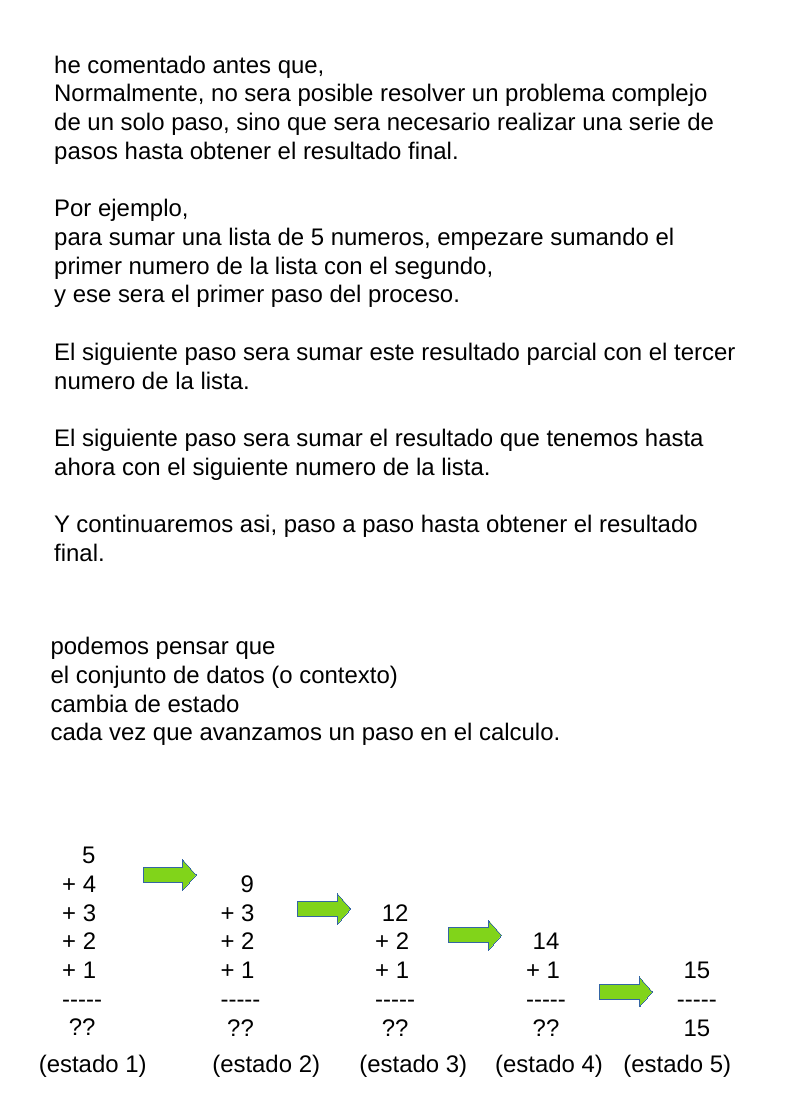
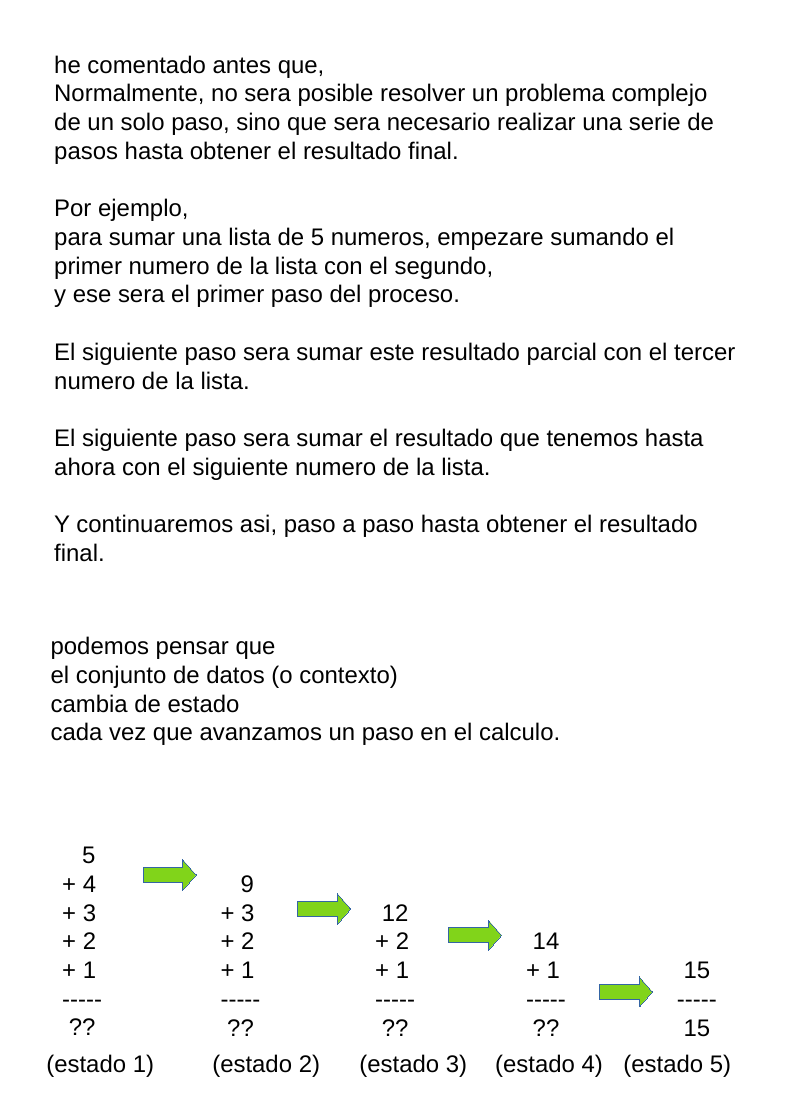
Before and after one commit to fabhrius/La-Cosa, a slide deck: slide 2 of capitulos/2 - Estados de un proceso/Estados de un proceso.odp. Drawn at 792x1120 pixels with LibreOffice and Linux fonts; fonts in the diff are those of the drawing. Boxes give left, top, right and bottom in pixels: in the first picture for what was removed or moved away, otherwise in the second. Text is boxed around its words. In the diff, an @@ line names an element or a change of style, - is before the commit and + after.

Commit message:
Estados de un proceso - draft2 - Version Espanol

```diff
--- a/capitulos/2 - Estados de un proceso/Estados de un proceso.odp
+++ b/capitulos/2 - Estados de un proceso/Estados de un proceso.odp
@@ text "(estado 1)": place and size @@
-text "(estado 1)" at [39,1054,146,1077]
+text "(estado 1)" at [46,1054,154,1077]
```
Also in this commit, not shown: 2 slides added, 1 slide removed, 2 other files.
